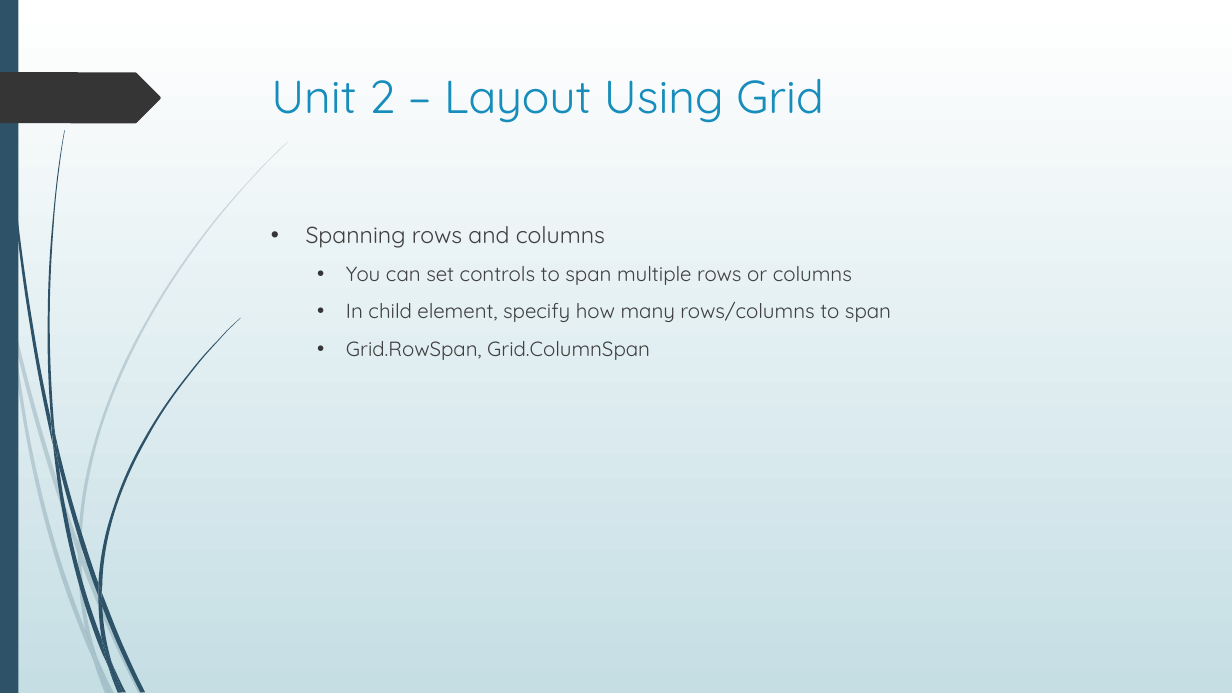
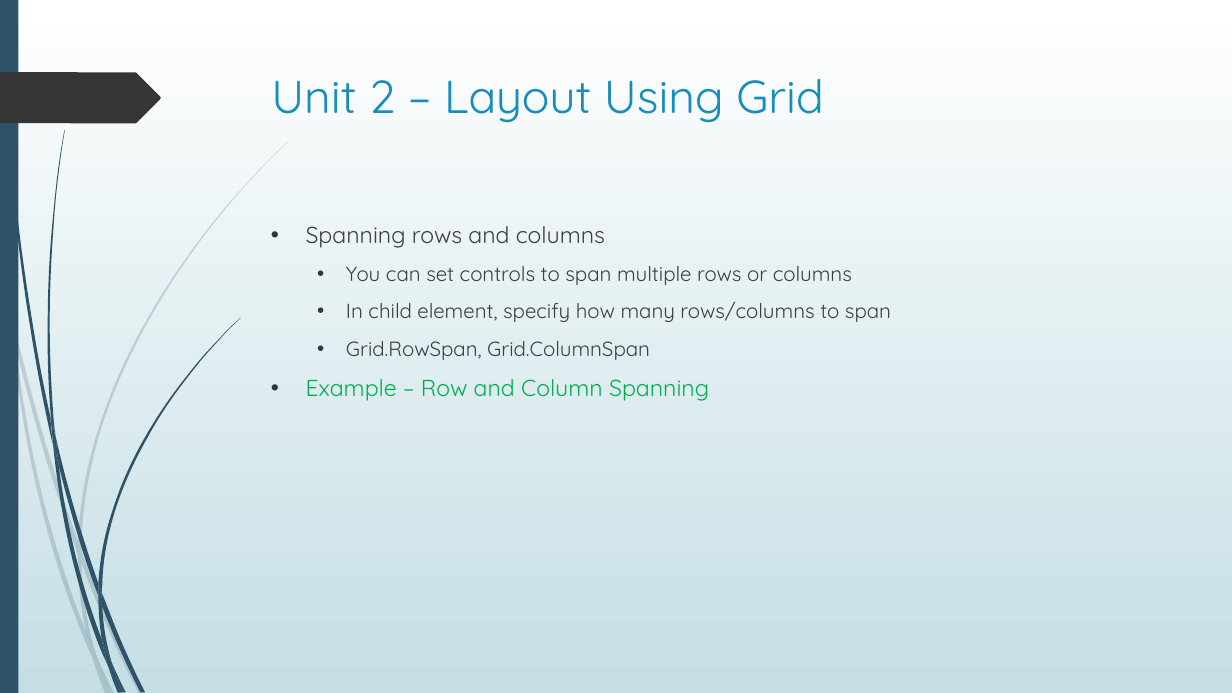
Before and after one commit to seanpsexton/wpf-workshop-solutions, a slide deck: slide 15 of WPF-Workshop-Sexton-Oct2023.pptx. Drawn at 1232x693 pixels with LibreOffice and Linux fonts; fonts in the diff are those of the drawing. Boxes give left, top, right and bottom in pixels: in the first picture for what was removed or moved away, otherwise in the second. Text is boxed around its words. In the diff, an @@ line names an element or a change of style, - is before the commit and + after.

```diff
--- a/WPF-Workshop-Sexton-Oct2023.pptx
+++ b/WPF-Workshop-Sexton-Oct2023.pptx
@@ text at (306,379,709,401): paragraph added @@
+• Example – Row and Column Spanning
```
Also in this commit, not shown: 4 other slides changed.
